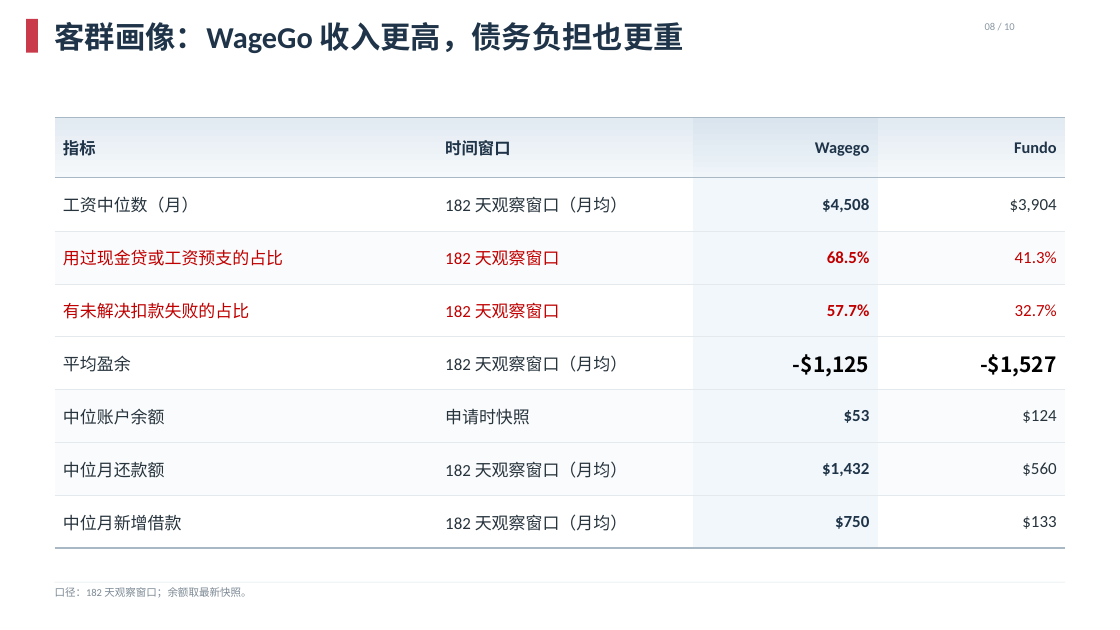
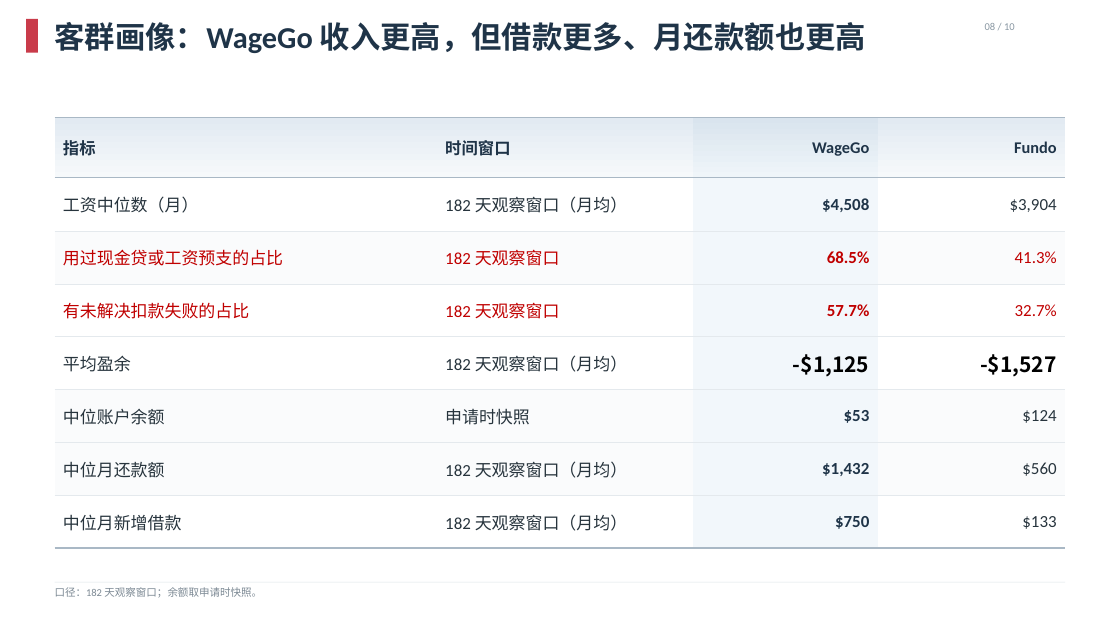
Before and after one commit to EliamZhang/Nov-MBR, a slide deck: slide 5 of model part_优化版_v2.pptx. Drawn at 1120x630 pixels with LibreOffice and Linux fonts; fonts in the diff are those of the drawing; background and template pictures are left out. Boxes give left, top, right and bottom in pixels: in the first picture for what was removed or moved away, otherwise in the second. Text is boxed around its words. In the diff, an @@ line names an element or a change of style, - is before the commit and + after.

Commit message:
Rewrite deck titles and body copy around findings
Titles now state what the data shows rather than restating the rollout
timeline, and the body text fixes a self-contradicting Illion/Fiskil
sentence, a "BS CAT" typo, mismatched snapshot wording, and unclear
table headers.

```diff
--- a/model part_优化版_v2.pptx
+++ b/model part_优化版_v2.pptx
@@ text at [55, 22, 866, 53]: text changed @@
-客群画像：WageGo 收入更高，债务负担也更重
+客群画像：WageGo 收入更高，但借款更多、月还款额也更高
@@ table at [55, 118, 1065, 549] @@
-row 1, column 3: Wagego
+row 1, column 3: WageGo
@@ text at [55, 587, 262, 598]: text changed @@
-口径：182 天观察窗口；余额取最新快照。
+口径：182 天观察窗口；余额取申请时快照。
```
Also in this commit, not shown: 5 other slides changed.
